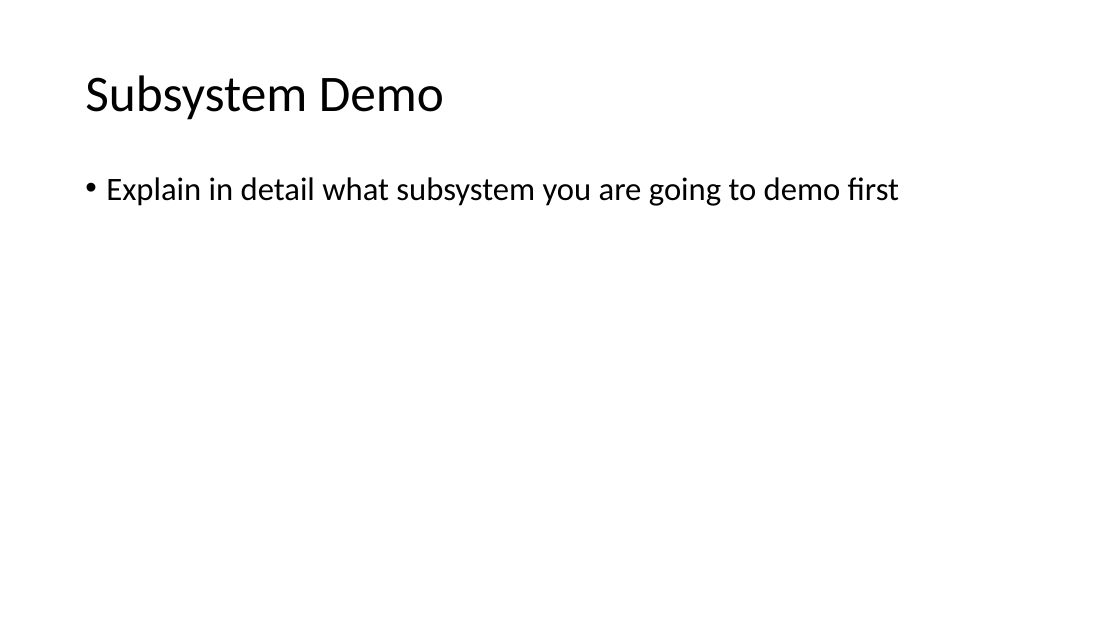
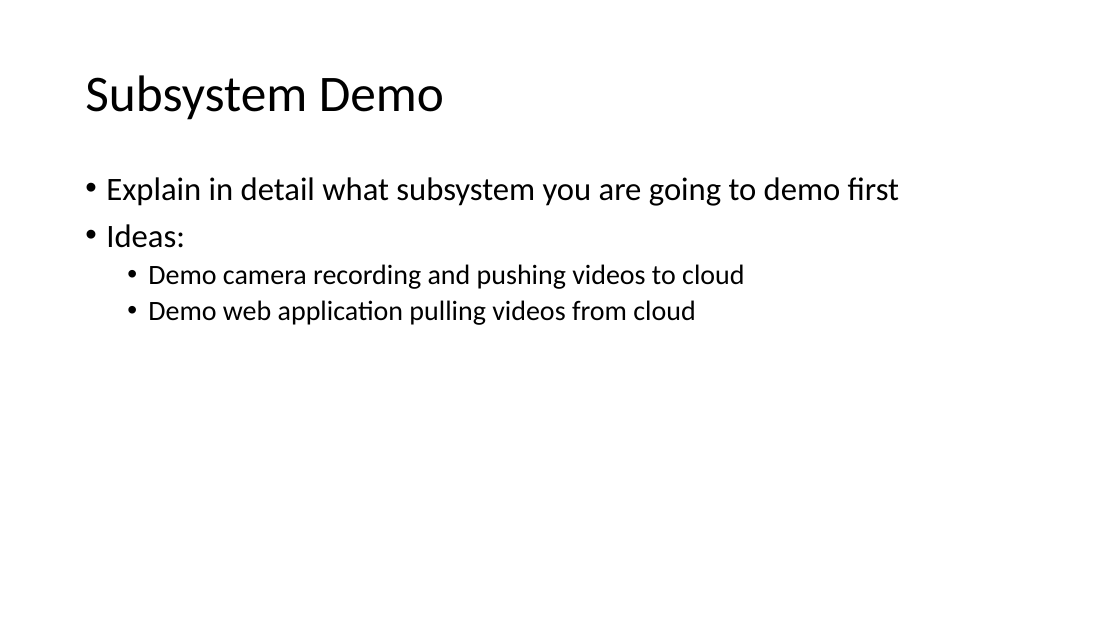
Before and after one commit to You-Underestimate-Our-Powell/Presentations, a slide deck: slide 8 of Bouncer Locking System Midterm Presentation.pptx. Drawn at 1120x630 pixels with LibreOffice and Linux fonts; fonts in the diff are those of the drawing. Boxes give left, top, right and bottom in pixels: in the first picture for what was removed or moved away, otherwise in the second. Text is boxed around its words. In the diff, an @@ line names an element or a change of style, - is before the commit and + after.

```diff
--- a/Bouncer Locking System Midterm Presentation.pptx
+++ b/Bouncer Locking System Midterm Presentation.pptx
@@ text at [106, 224, 744, 325]: paragraphs added @@
+• Ideas:
+  • Demo camera recording and pushing videos to cloud
+  • Demo web application pulling videos from cloud
```
Also in this commit, not shown: 1 other slide changed, 1 other file.
